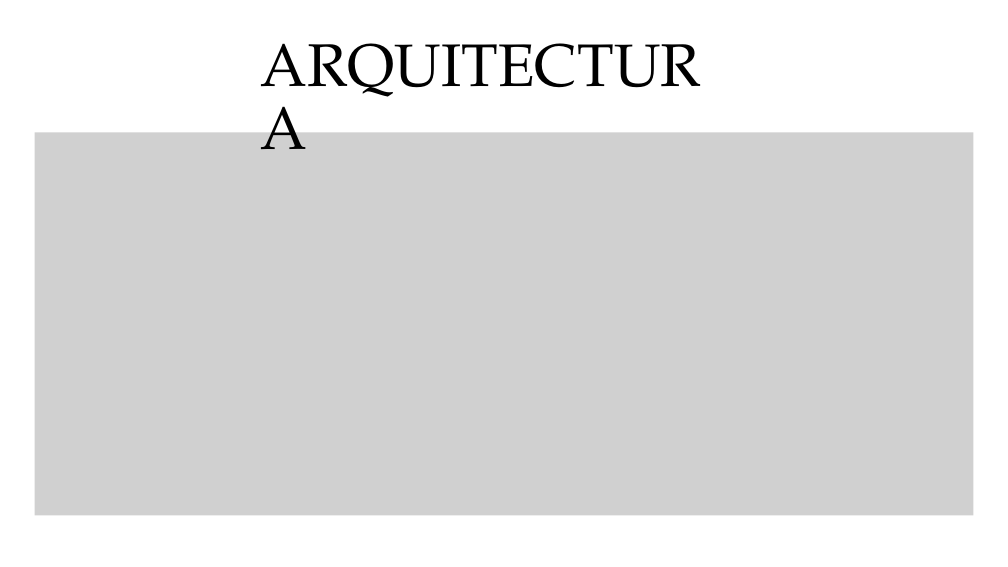
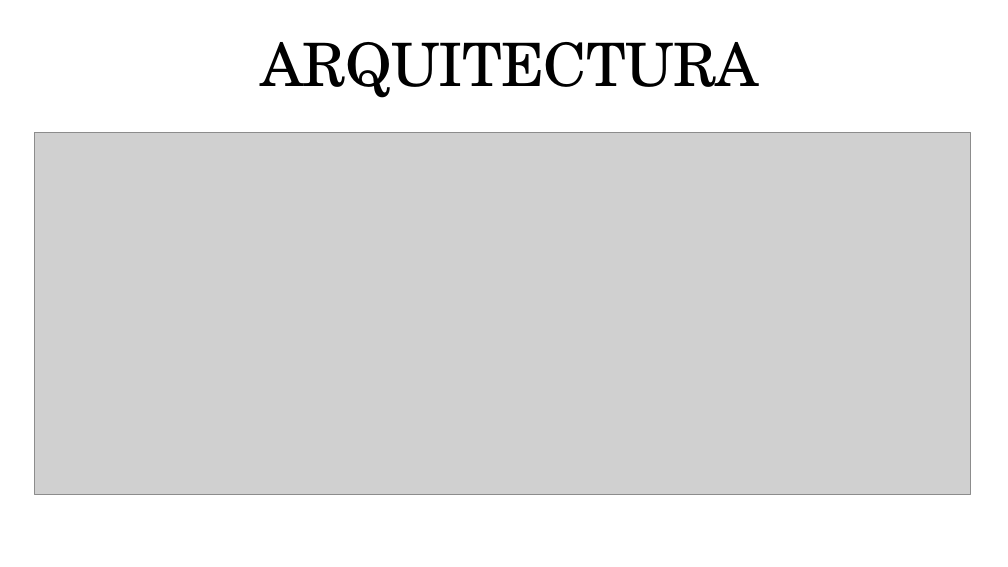
Before and after one commit to mpdp40/Proyecto_Optimisacion_MANANI-, a slide deck: slide 11 of fase 1/Evidencias_Grupales/Presentacíon Proyecto.pptx (slide 10 before the commit). Drawn at 1008x567 pixels with LibreOffice and Linux fonts; fonts in the diff are those of the drawing; grey boxes stand for pictures. Boxes give left, top, right and bottom in pixels: in the first picture for what was removed or moved away, otherwise in the second. Text is boxed around its words. In the diff, an @@ line names an element or a change of style, - is before the commit and + after.

```diff
--- a/fase 1/Evidencias_Grupales/Presentacíon Proyecto.pptx
+++ b/fase 1/Evidencias_Grupales/Presentacíon Proyecto.pptx
@@ title "ARQUITECTURA": place and size @@
-title "ARQUITECTURA" at [261, 35, 747, 101]
+title "ARQUITECTURA" at [261, 42, 759, 98]
@@ title "ARQUITECTURA" at [261, 42, 759, 98]: size 85.8 to 85.5 pt, font TeX Gyre Pagella to TeX Gyre Schola, letter spacing 0 to -1.1 pt; indent changed; line spacing 90pt to 1; more space between paragraphs @@
@@ picture: place and size @@
-picture at [35, 133, 973, 516]
+picture at [35, 133, 971, 494]
```
Also in this commit, not shown: 19 other slides changed.
